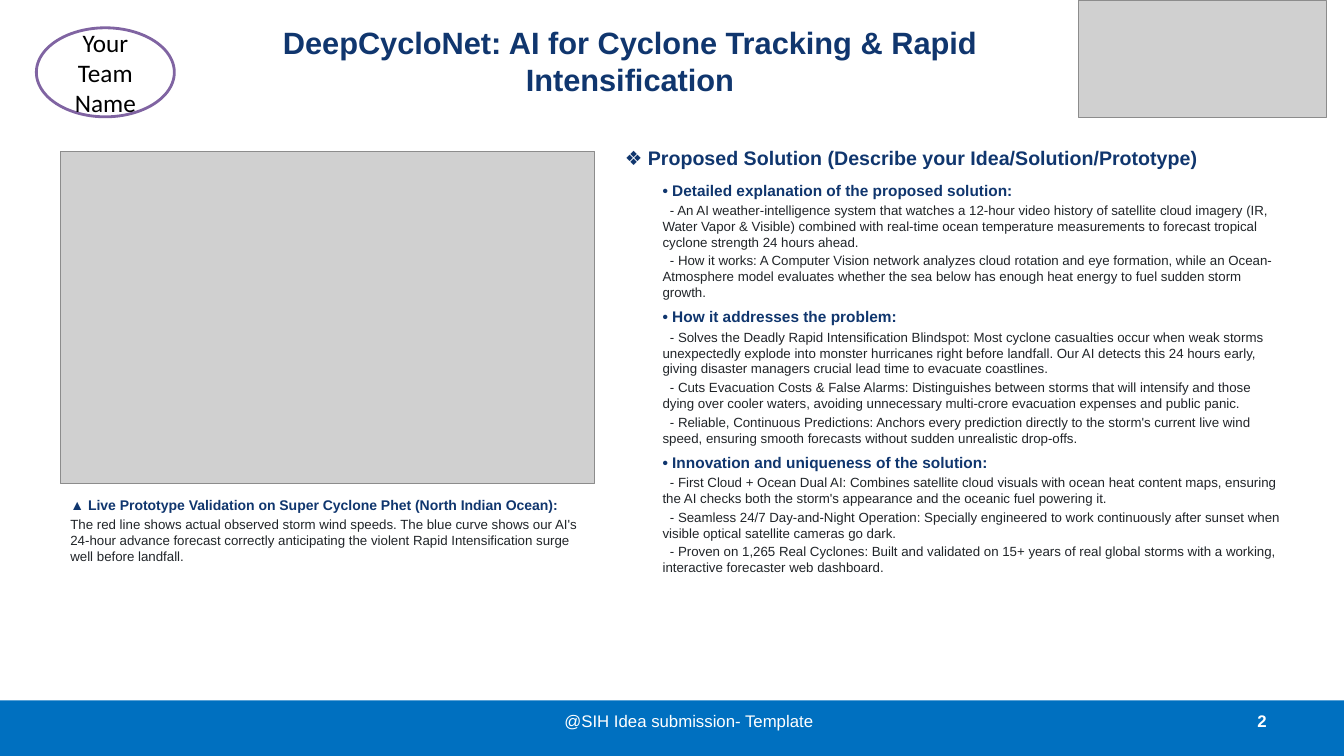
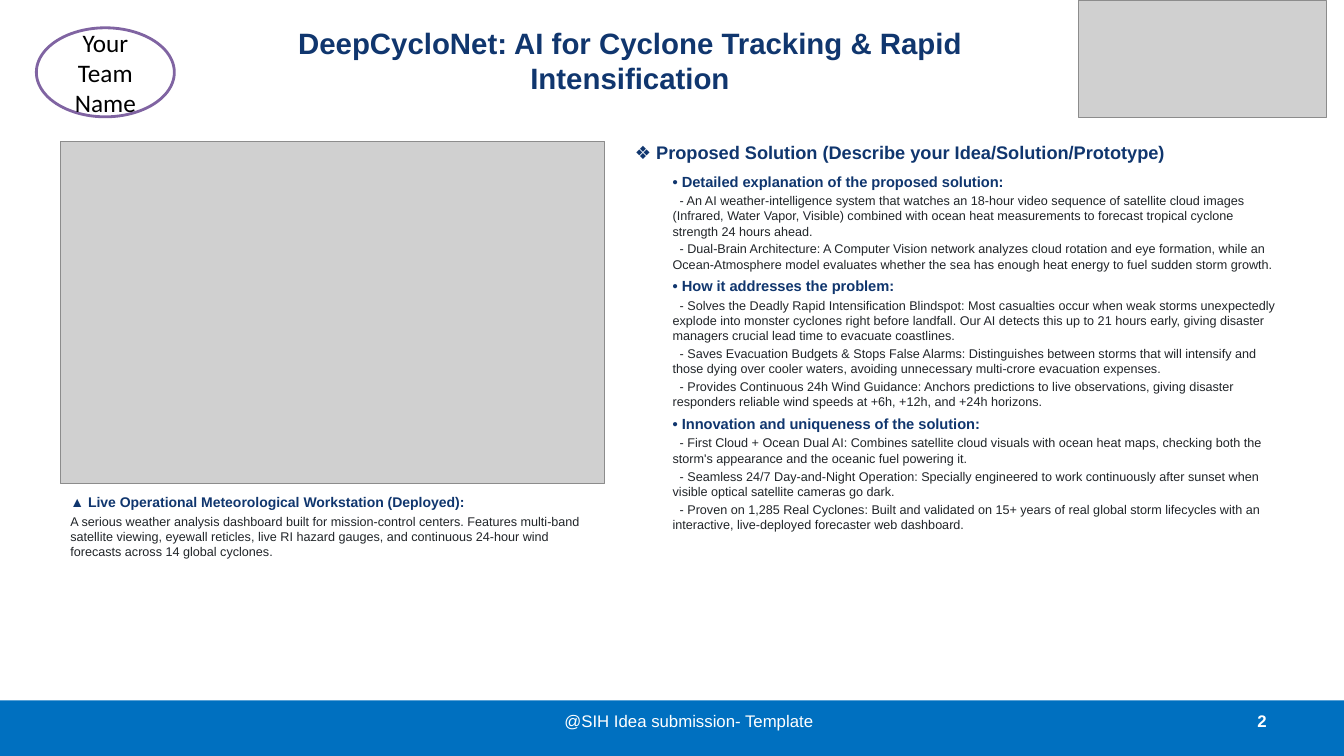
Before and after one commit to theDivinePenguin/cycml, a slide deck: slide 2 of SIH2026-IDEA-Presentation-Format.pptx. Drawn at 1344x756 pixels with LibreOffice and Linux fonts; fonts in the diff are those of the drawing; grey boxes stand for pictures. Boxes give left, top, right and bottom in pixels: in the first picture for what was removed or moved away, otherwise in the second. Text is boxed around its words. In the diff, an @@ line names an element or a change of style, - is before the commit and + after.

Commit message:
feat(presentation): populate official 6-slide SIH template with flowcharts, least-error cyclone graphs, roadmap, and export to PDF

```diff
--- a/SIH2026-IDEA-Presentation-Format.pptx
+++ b/SIH2026-IDEA-Presentation-Format.pptx
@@ title "DeepCycloNet: AI for Cyclone Tracking ..." at (x1=298, y1=32, x2=962, y2=90): size 22 to 21 pt @@
@@ picture resized from (x1=60, y1=151, x2=595, y2=484) to (x1=60, y1=141, x2=605, y2=484) @@
@@ text "❖ Proposed Solution (Describe your ..." moved from (x1=648, y1=150, x2=1280, y2=572) to (x1=656, y1=145, x2=1275, y2=532) @@
@@ text at (x1=656, y1=145, x2=1259, y2=499): size 14 to 13 pt in "❖ Proposed Solution (Describe your Idea/Solution/Prototype)"; size 11 to 10.5 pt in "• Detailed explanation of the proposed solution:", "• How it addresses the problem:", "• Innovation and uniqueness of the solution:"; size 9.5 to 9 pt in "- Seamless 24/7 Day-and-Night Operation: Specially engineere ..."; less space between paragraphs @@
@@ text at (x1=673, y1=196, x2=1272, y2=272): text changed; size 9.5 to 9 pt @@
-- An AI weather-intelligence system that watches a 12-hour video history of satellite cloud imagery (IR, Water Vapor & Visible) combined with real-time ocean temperature measurements to forecast tropical cyclone strength 24 hours ahead.
-- How it works: A Computer Vision network analyzes cloud rotation and eye formation, while an Ocean-Atmosphere model evaluates whether the sea below has enough heat energy to fuel sudden storm growth.
+- An AI weather-intelligence system that watches an 18-hour video sequence of satellite cloud images (Infrared, Water Vapor, Visible) combined with ocean heat measurements to forecast tropical cyclone strength 24 hours ahead.
+- Dual-Brain Architecture: A Computer Vision network analyzes cloud rotation and eye formation, while an Ocean-Atmosphere model evaluates whether the sea has enough heat energy to fuel sudden storm growth.
@@ text at (x1=673, y1=301, x2=1275, y2=409): text changed; size 9.5 to 9 pt @@
-- Solves the Deadly Rapid Intensification Blindspot: Most cyclone casualties occur when weak storms unexpectedly explode into monster hurricanes right before landfall. Our AI detects this 24 hours early, giving disaster managers crucial lead time to evacuate coastlines.
-- Cuts Evacuation Costs & False Alarms: Distinguishes between storms that will intensify and those dying over cooler waters, avoiding unnecessary multi-crore evacuation expenses and public panic.
-- Reliable, Continuous Predictions: Anchors every prediction directly to the storm's current live wind speed, ensuring smooth forecasts without sudden unrealistic drop-offs.
+- Solves the Deadly Rapid Intensification Blindspot: Most casualties occur when weak storms unexpectedly explode into monster cyclones right before landfall. Our AI detects this up to 21 hours early, giving disaster managers crucial lead time to evacuate coastlines.
+- Saves Evacuation Budgets & Stops False Alarms: Distinguishes between storms that will intensify and those dying over cooler waters, avoiding unnecessary multi-crore evacuation expenses.
+- Provides Continuous 24h Wind Guidance: Anchors predictions to live observations, giving disaster responders reliable wind speeds at +6h, +12h, and +24h horizons.
@@ text at (x1=673, y1=438, x2=1262, y2=466): text changed; size 9.5 to 9 pt @@
-- First Cloud + Ocean Dual AI: Combines satellite cloud visuals with ocean heat content maps, ensuring the AI checks both the storm's appearance and the oceanic fuel powering it.
+- First Cloud + Ocean Dual AI: Combines satellite cloud visuals with ocean heat maps, checking both the storm's appearance and the oceanic fuel powering it.
@@ text at (x1=70, y1=497, x2=580, y2=559): text changed; size 9.5 to 9 pt @@
-▲ Live Prototype Validation on Super Cyclone Phet (North Indian Ocean):
-The red line shows actual observed storm wind speeds. The blue curve shows our AI's 24-hour advance forecast correctly anticipating the violent Rapid Intensification surge well before landfall.
+▲ Live Operational Meteorological Workstation (Deployed):
+A serious weather analysis dashboard built for mission-control centers. Features multi-band satellite viewing, eyewall reticles, live RI hazard gauges, and continuous 24-hour wind forecasts across 14 global cyclones.
@@ text at (x1=673, y1=505, x2=1260, y2=532): text changed; size 9.5 to 9 pt @@
-- Proven on 1,265 Real Cyclones: Built and validated on 15+ years of real global storms with a working, interactive forecaster web dashboard.
+- Proven on 1,285 Real Cyclones: Built and validated on 15+ years of real global storm lifecycles with an interactive, live-deployed forecaster web dashboard.
```
Also in this commit, not shown: 5 other slides changed, 1 slide removed, 8 other files.
